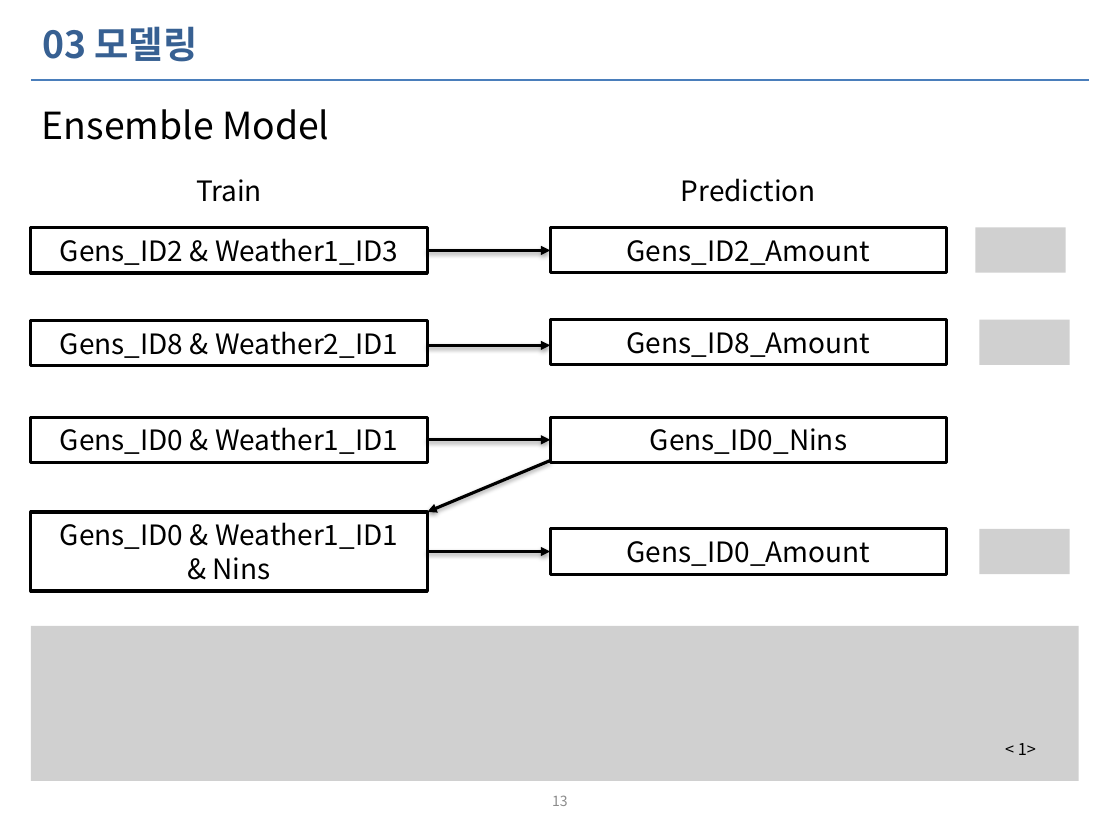
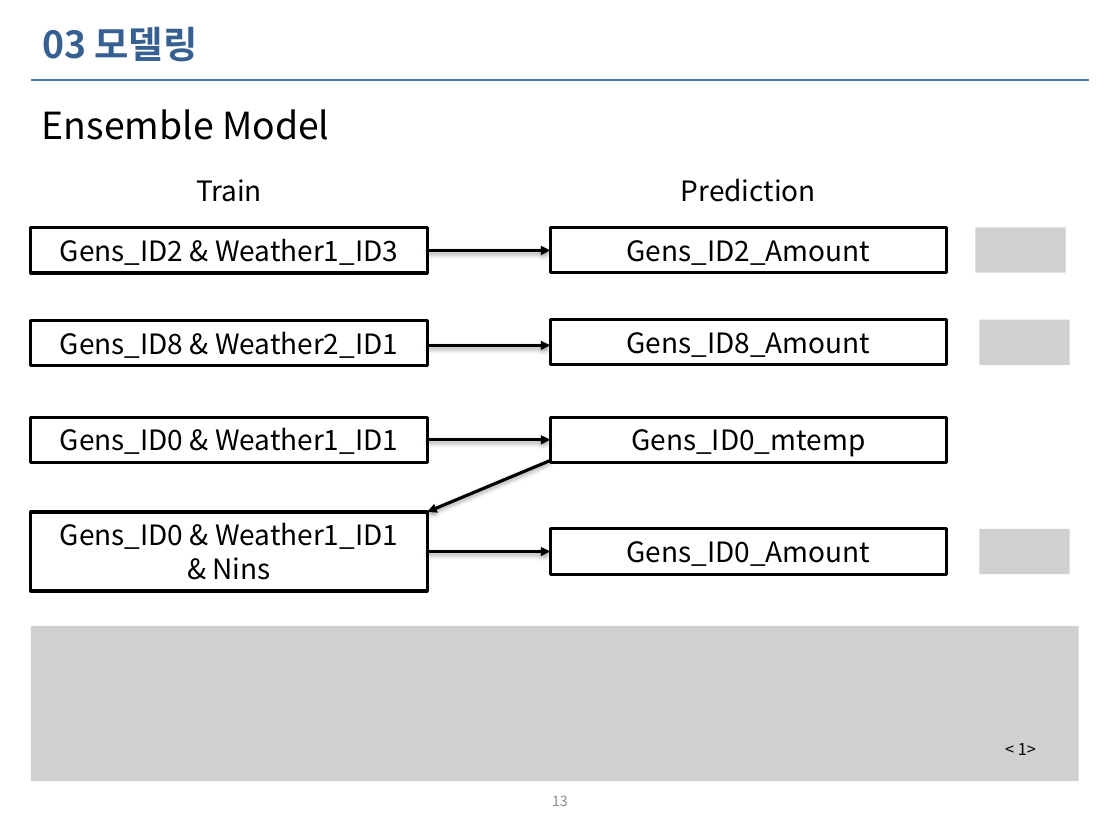
Before and after one commit to lhk6565/2022_POSTECH_OIBC, a slide deck: slide 13 of Duck_Curve_한국공학대학교.pptx. Drawn at 1120x840 pixels with LibreOffice and Linux fonts; fonts in the diff are those of the drawing; grey boxes stand for pictures; background and template pictures are left out. Boxes give left, top, right and bottom in pixels: in the first picture for what was removed or moved away, otherwise in the second. Text is boxed around its words. In the diff, an @@ line names an element or a change of style, - is before the commit and + after.

```diff
--- a/Duck_Curve_한국공학대학교.pptx
+++ b/Duck_Curve_한국공학대학교.pptx
@@ text in rectangle at (x1=631, y1=429, x2=865, y2=457): text changed @@
-Gens_ID0_Nins
+Gens_ID0_mtemp
```
